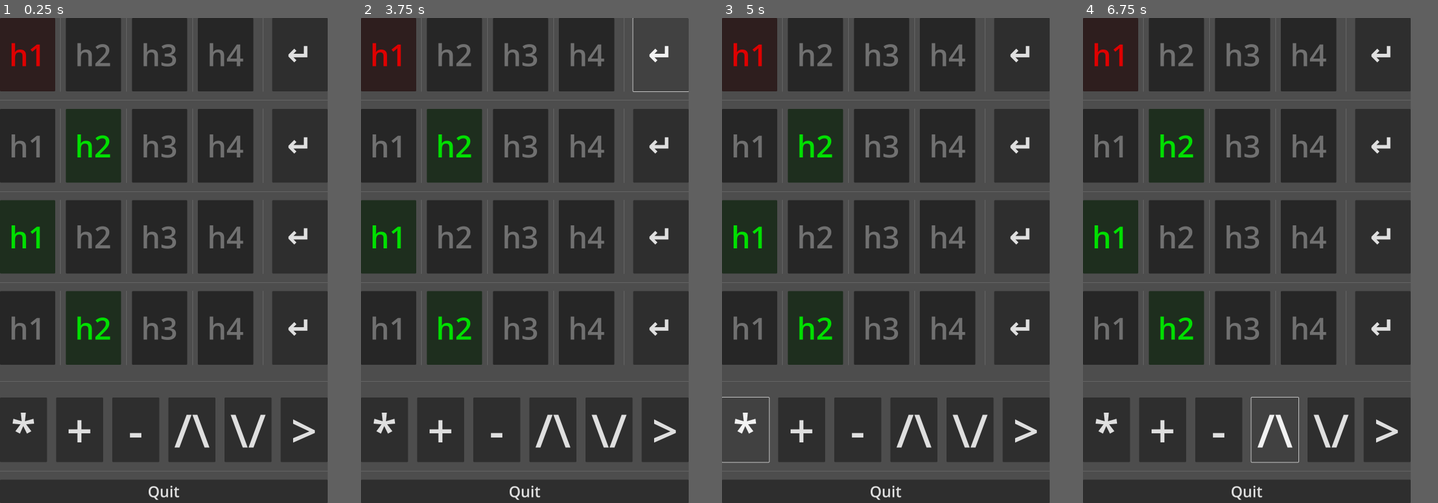
Above: before the commit, frames 1-4 (left to right).
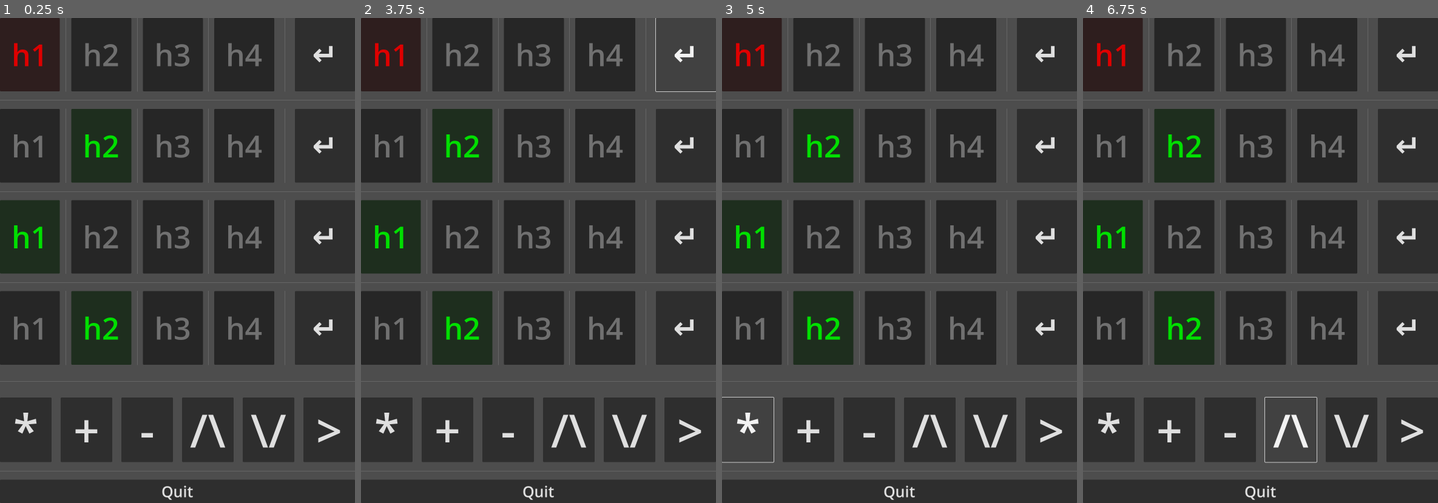
Above: after the commit, the same moments.

Repository: LibreTactile/light-launcher
Game: Godot game, scene res://scenes/home.tscn
Two runs of this game, one before a commit and one after it. Both use one fixed random seed, a clock stepped at 60 frames per second and the inputs below.
Inputs:
- Up to frame 1 (0.25 s): no input
- Up to frame 2 (3.75 s): click "h1" at 0.5 s; click "h2" at 1.25 s; click "h3" at 2 s; click "h4" at 2.75 s; click "↵" at 3.5 s
- Up to frame 3 (5 s): click "*" at 4.25 s
- Up to frame 4 (6.75 s): click "+" at 5 s; click "-" at 5.75 s; click "/\" at 6.5 s
In our replay, the window is 540x800 before the commit and 585x800 after it. These sizes can differ from the game's own. Grey fills any space a smaller window leaves; there, only what the larger window draws over its background counts as a difference.

The runs differ from the first frame. In frame 1, 26% of the frame differs, in the area x 3-100%, y 0-100%; in frame 2, 25%; in frame 3, 25%; in frame 4, 25%.

Commit message:
[chore] iphone resoultion 1170x2532

Diff:
--- a/project.godot
+++ b/project.godot
@@ -22,8 +22,8 @@
 
 [display]
 
-window/size/viewport_width=1080
-window/size/viewport_height=2400
+window/size/viewport_width=1170
+window/size/viewport_height=2532
 window/stretch/aspect="keep_width"
 window/handheld/orientation=1
 
--- a/scenes/home.tscn
+++ b/scenes/home.tscn
@@ -7,7 +7,6 @@
 
 [node name="Scene" type="Control"]
 layout_mode = 3
-anchors_preset = 15
 anchor_right = 1.0
 anchor_bottom = 1.0
 grow_horizontal = 2
